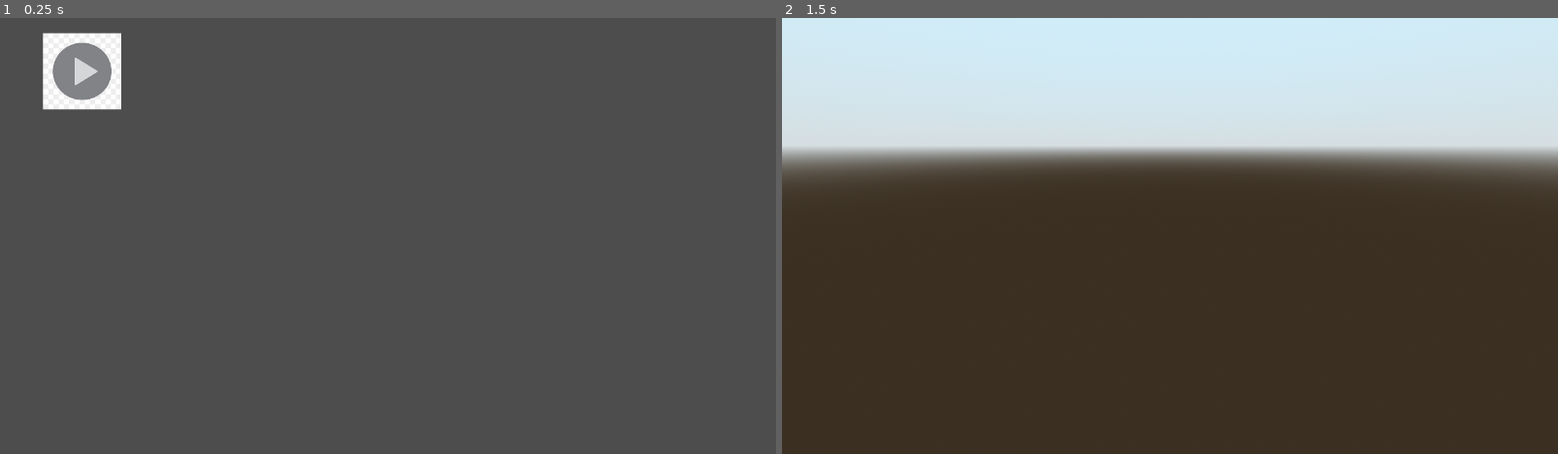
Above: before the commit, frames 1-2 (left to right).
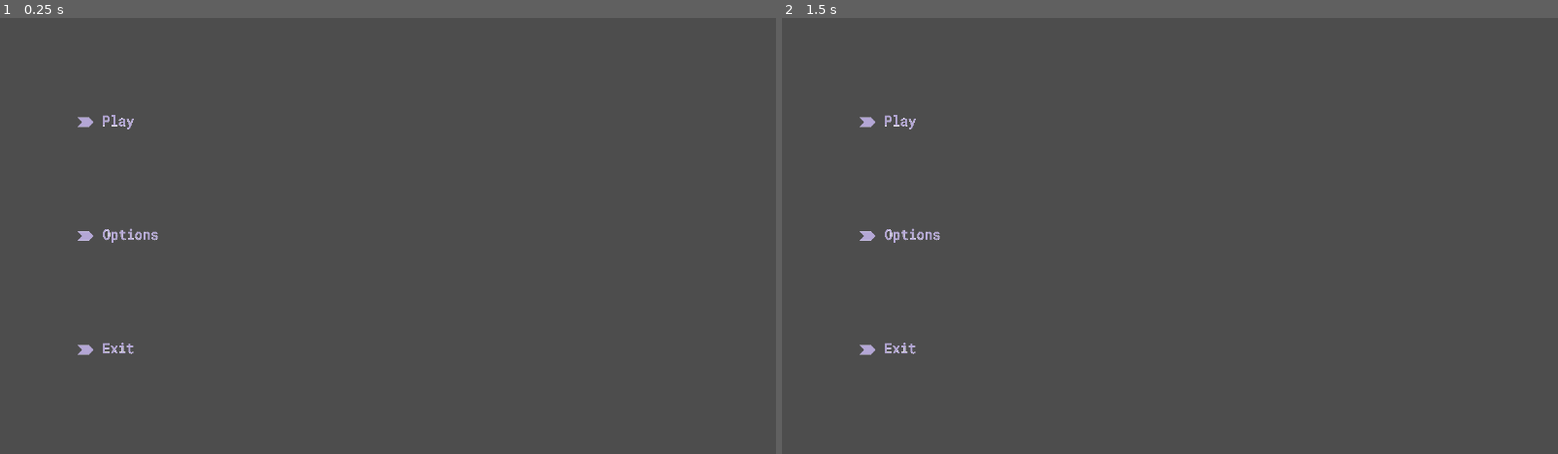
Above: after the commit, the same moments.

Repository: undeadjess/videogame
Game: Godot game, scene res://scenes/MainMenu.tscn
The game is run twice, just before and just after one commit, with the same random seed, the same clock (stepped at 60 frames per second) and the same inputs. Before the commit the project starts from res://scenes/Menu.tscn.
Inputs:
- Up to frame 1 (0.25 s): no input
- Up to frame 2 (1.5 s): tap Enter at 0.5 s; tap Space at 1.25 s

The runs differ from the first frame. In frame 1, 2.1% of the frame differs, in the area x 5-21%, y 3-78%; in frame 2, 97%, in the area x 0-100%, y 0-100%.

Commit message:
fix layout, make whole menu use relative structuring

Diff:
--- a/src/project.godot
+++ b/src/project.godot
@@ -11,7 +11,7 @@
 [application]
 
 config/name="Videogame"
-run/main_scene="res://scenes/Menu.tscn"
+run/main_scene="res://scenes/MainMenu.tscn"
 config/features=PackedStringArray("4.2", "Forward Plus")
 boot_splash/show_image=false
 config/icon="res://icon.svg"
--- /dev/null
+++ b/src/scenes/MainMenu.tscn
@@ -0,0 +1,49 @@
+[gd_scene load_steps=4 format=3 uid="uid://cvg6wk3qv6d36"]
+
+[ext_resource type="Texture2D" uid="uid://cucnvxeyhkaa1" path="res://assets/menu/button-Play.png" id="1_t54w1"]
+[ext_resource type="Texture2D" uid="uid://0ubax5xyee40" path="res://assets/menu/button-options.png" id="2_k7tox"]
+[ext_resource type="Texture2D" uid="uid://dqgn6aw6lg5cg" path="res://assets/menu/button-exit.png" id="3_wsroq"]
+
+[node name="mainMenu" type="MarginContainer"]
+offset_right = 1280.0
+offset_bottom = 720.0
+theme_override_constants/margin_left = 120
+theme_override_constants/margin_top = 80
+theme_override_constants/margin_right = 120
+theme_override_constants/margin_bottom = 80
+
+[node name="menu" type="HBoxContainer" parent="."]
+layout_mode = 2
+
+[node name="menuList" type="VBoxContainer" parent="menu"]
+layout_mode = 2
+size_flags_horizontal = 3
+size_flags_stretch_ratio = 0.0
+
+[node name="buttonPlay" type="TextureRect" parent="menu/menuList"]
+layout_mode = 2
+size_flags_horizontal = 4
+size_flags_vertical = 7
+texture = ExtResource("1_t54w1")
+expand_mode = 2
+stretch_mode = 5
+
+[node name="buttonOptions" type="TextureRect" parent="menu/menuList"]
+layout_mode = 2
+size_flags_horizontal = 4
+size_flags_vertical = 7
+texture = ExtResource("2_k7tox")
+expand_mode = 2
+stretch_mode = 5
+
+[node name="buttonExit" type="TextureRect" parent="menu/menuList"]
+layout_mode = 2
+size_flags_horizontal = 4
+size_flags_vertical = 3
+texture = ExtResource("3_wsroq")
+expand_mode = 2
+stretch_mode = 5
+
+[node name="TextureRect" type="TextureRect" parent="menu"]
+layout_mode = 2
+size_flags_horizontal = 3
--- a/src/scenes/Menu.tscn
+++ b/src/scenes/Menu.tscn
@@ -1,7 +1,8 @@
-[gd_scene load_steps=3 format=3 uid="uid://e6trer3bckqc"]
+[gd_scene load_steps=4 format=3 uid="uid://e6trer3bckqc"]
 
-[ext_resource type="Texture2D" uid="uid://ckqk78n1xlt5e" path="res://assets/menu/playButton.jpg" id="1_35dpi"]
-[ext_resource type="Script" path="res://scripts/menu/buttons.gd" id="2_tpxsf"]
+[ext_resource type="Texture2D" uid="uid://cucnvxeyhkaa1" path="res://assets/menu/button-Play.png" id="1_hdngw"]
+[ext_resource type="Texture2D" uid="uid://0ubax5xyee40" path="res://assets/menu/button-options.png" id="2_1gr4n"]
+[ext_resource type="Texture2D" uid="uid://dqgn6aw6lg5cg" path="res://assets/menu/button-exit.png" id="4_0rc0w"]
 
 [node name="Menu" type="Control"]
 layout_mode = 3
@@ -11,8 +12,22 @@
 grow_horizontal = 2
 grow_vertical = 2
 
-[node name="PlayButton" type="Sprite2D" parent="."]
-position = Vector2(135.5, 88)
-scale = Vector2(0.358333, 0.35)
-texture = ExtResource("1_35dpi")
-script = ExtResource("2_tpxsf")
+[node name="Button-play" type="Sprite2D" parent="."]
+position = Vector2(203, 128.65)
+scale = Vector2(0.1, 0.1)
+texture = ExtResource("1_hdngw")
+
+[node name="Button-options" type="Sprite2D" parent="."]
+position = Vector2(203, 180.65)
+scale = Vector2(0.1, 0.1)
+texture = ExtResource("2_1gr4n")
+
+[node name="Button-exit" type="Sprite2D" parent="."]
+position = Vector2(203, 232.65)
+scale = Vector2(0.1, 0.1)
+texture = ExtResource("4_0rc0w")
+
+[node name="MarginContainer" type="MarginContainer" parent="."]
+layout_mode = 0
+offset_right = 1282.0
+offset_bottom = 714.0
Binary file added: src/assets/menu/button-Play.png
Not shown, added: src/assets/menu/button-Play.png.import
Binary file added: src/assets/menu/button-exit.png
Not shown, added: src/assets/menu/button-exit.png.import
Binary file added: src/assets/menu/button-options.png
Not shown, added: src/assets/menu/button-options.png.import
